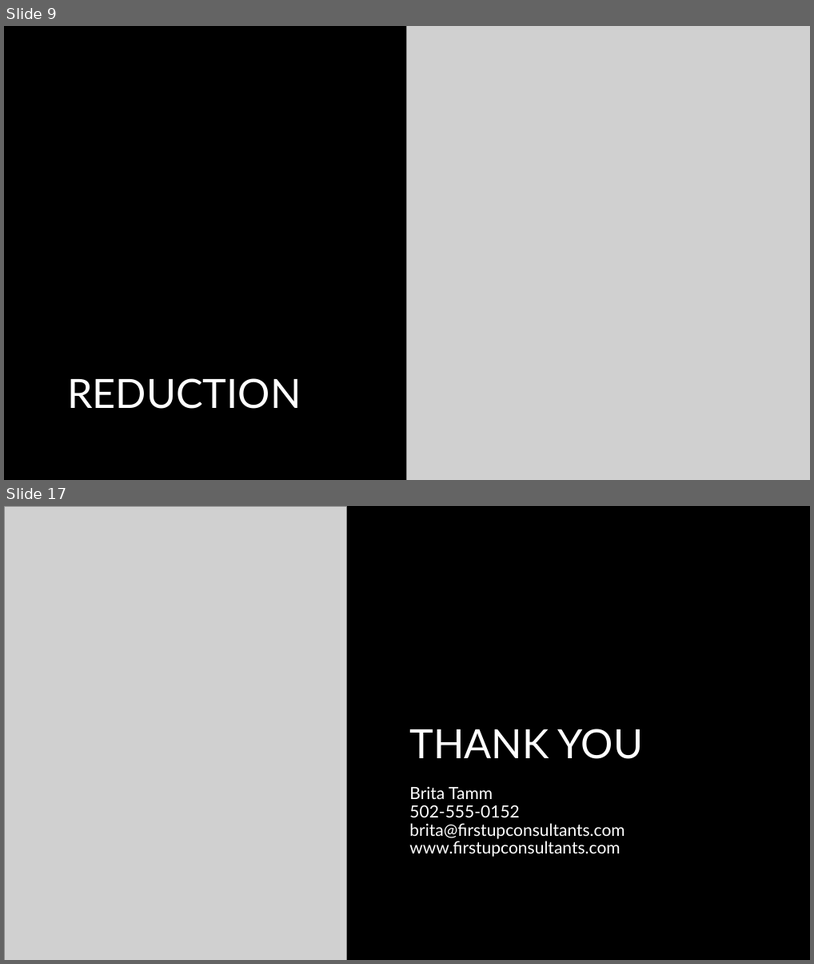
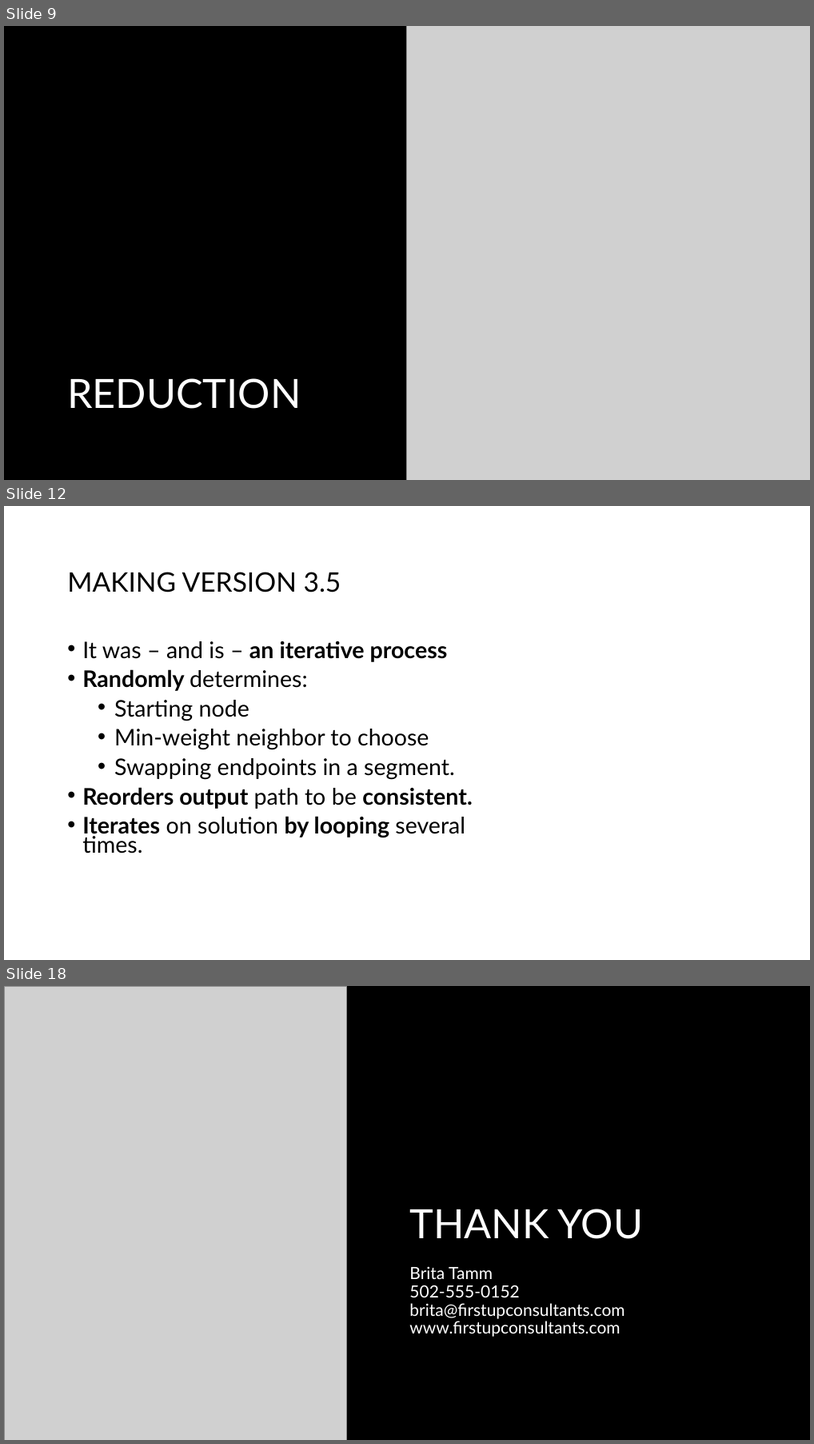
Before and after one commit to PictureOfGray/CS412-Team-NAME, a slide deck: presentations/TeamNAMETSP.pptx. Shown one above the other, each under a label of ours: slides 9 and 17 before the commit, slides 9, 12 and 18 after it; the slides between them are not shown. The pictures are 814x964 and 814x1444 pixels, drawn with LibreOffice and Linux fonts; fonts in the diff are those of the drawing; grey boxes stand for pictures; background and template pictures are left out. Boxes give left, top, right and bottom in pixels: in the first picture for what was removed or moved away, otherwise in the second. Text is boxed around its words. In the diff, an @@ line names an element or a change of style, - is before the commit and + after.

```diff
--- a/presentations/TeamNAMETSP.pptx
+++ b/presentations/TeamNAMETSP.pptx
@@ slide 12 added at [4, 506, 810, 960], background #FFFFFF @@
@@ title added at [67, 572, 342, 592], 32 pt, text #000000 @@
+MAKING VERSION 3.5
@@ text added at [82, 640, 473, 853], 27.2 pt, text #000000 @@
+• It was – and is – an iterative process
+• Randomly determines:
+  • Starting node
+  • Min-weight neighbor to choose
+  • Swapping endpoints in a segment.
+• Reorders output path to be consistent.
+• Iterates on solution by looping several times.
@@ what was slide 17 is now slide 18 @@
```
Also in this commit, not shown: 3 slides changed, 7 other slides added, 7 slides removed, 2 other files.
